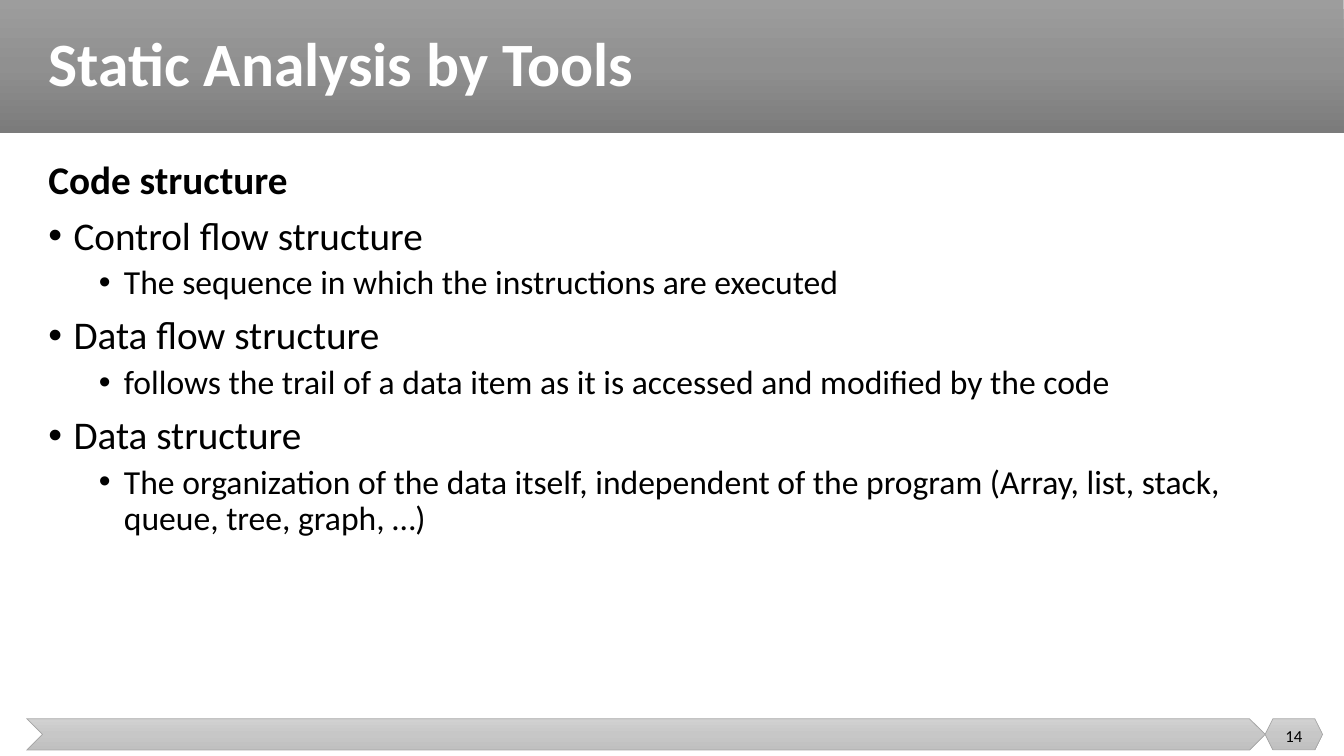
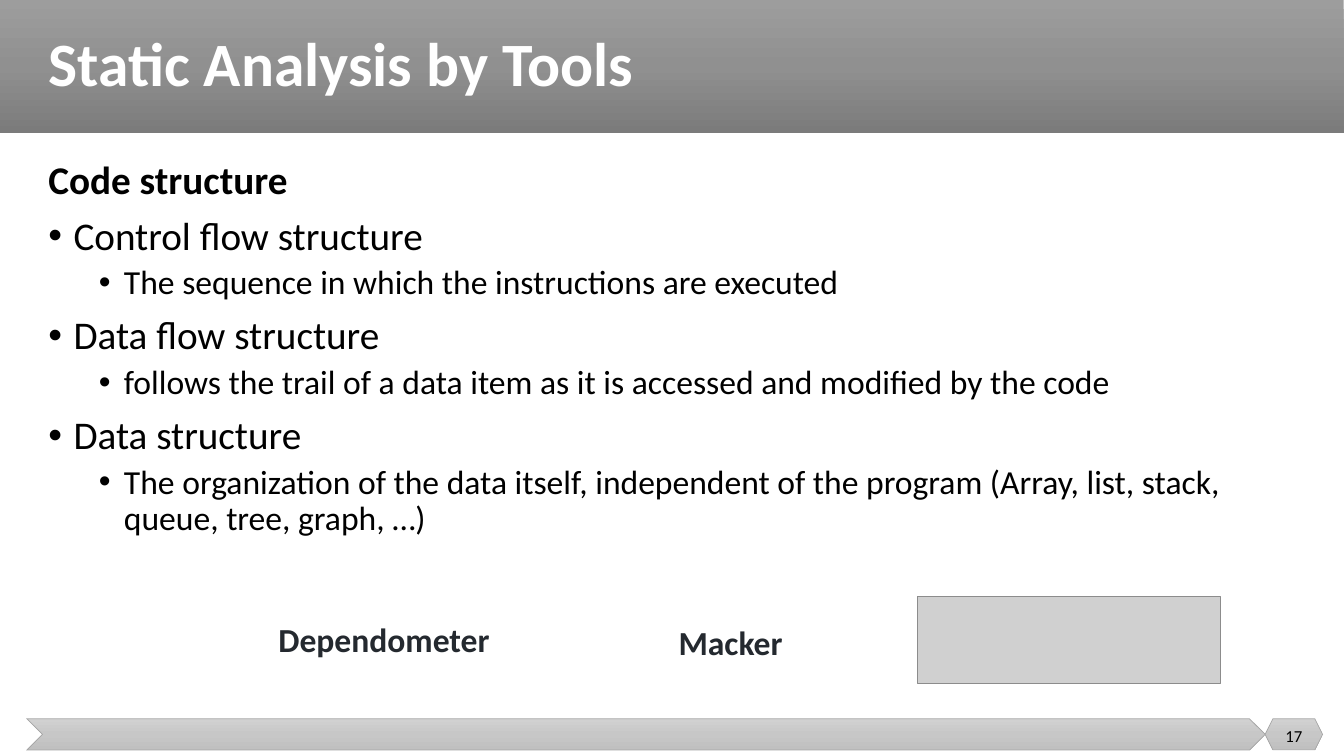
Before and after one commit to malenezi/malenezi, a slide deck: slide 17 of SE401/Lectures/4-Static Testing/Static Testing.pptx (slide 14 before the commit). Drawn at 1344x756 pixels with LibreOffice and Linux fonts; fonts in the diff are those of the drawing; grey boxes stand for pictures. Boxes give left, top, right and bottom in pixels: in the first picture for what was removed or moved away, otherwise in the second. Text is boxed around its words. In the diff, an @@ line names an element or a change of style, - is before the commit and + after.

```diff
--- a/SE401/Lectures/4-Static Testing/Static Testing.pptx
+++ b/SE401/Lectures/4-Static Testing/Static Testing.pptx
@@ picture added at (919,596,1221,684) @@
@@ text added at (278,628,489,658), 24 pt, text #24292F, bold @@
+Dependometer
@@ text added at (679,631,783,656), 24 pt, text #24292F, bold @@
+Macker
@@ page number at (1285,731,1302,742): text changed @@
-14
+17
```
Also in this commit, not shown: 6 other slides changed, 3 slides added, 1 slide removed.
